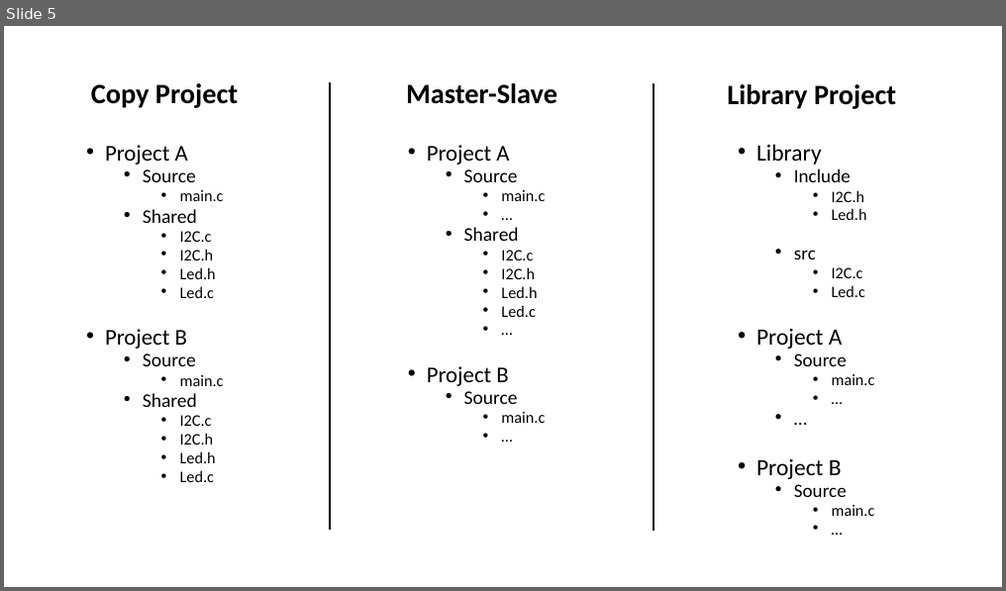
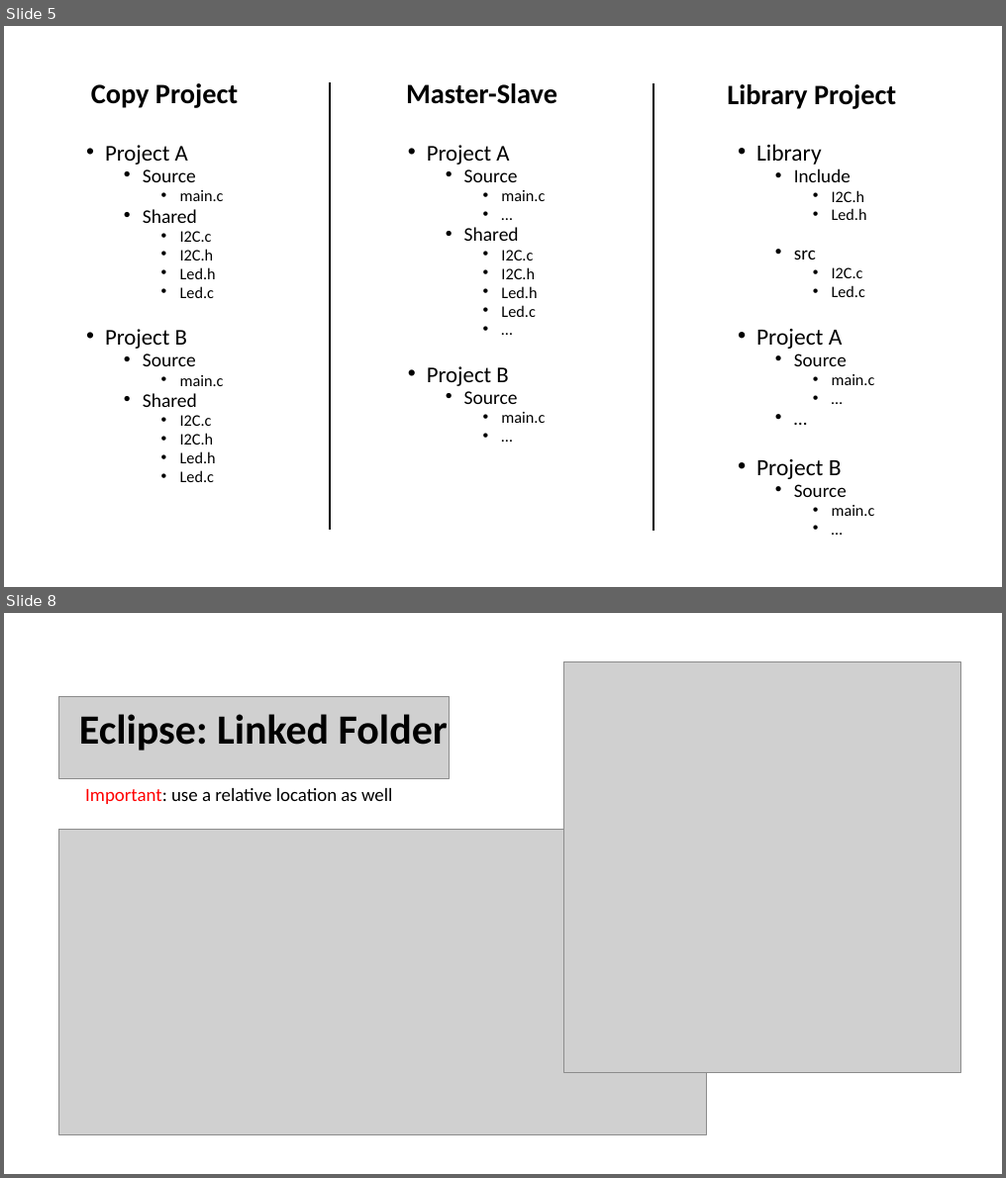
Before and after one commit to eiswasser/Sumobotic, a slide deck: Recap.pptx. Shown one above the other, each under a label of ours: slide 5 before the commit, slides 5 and 8 after it; the slides between them are not shown. The pictures are 1006x591 and 1006x1178 pixels, drawn with LibreOffice and Linux fonts; fonts in the diff are those of the drawing; grey boxes stand for pictures. Boxes give left, top, right and bottom in pixels: in the first picture for what was removed or moved away, otherwise in the second. Text is boxed around its words. In the diff, an @@ line names an element or a change of style, - is before the commit and + after.

```diff
--- a/Recap.pptx
+++ b/Recap.pptx
@@ slide 8 added at bbox=[4, 613, 1002, 1174], background #FFFFFF @@
@@ picture added at bbox=[564, 662, 960, 1073] @@
@@ picture added at bbox=[58, 696, 449, 778] @@
@@ title added at bbox=[79, 714, 448, 751], 40 pt, text #000000, bold @@
+Eclipse: Linked Folder
@@ text added at bbox=[85, 788, 392, 804], 18 pt, text #000000 @@
+Important: use a relative location as well
@@ picture added at bbox=[58, 830, 706, 1135] @@
```
Also in this commit, not shown: 5 slides changed, 1 other slide added, 1 slide removed.
